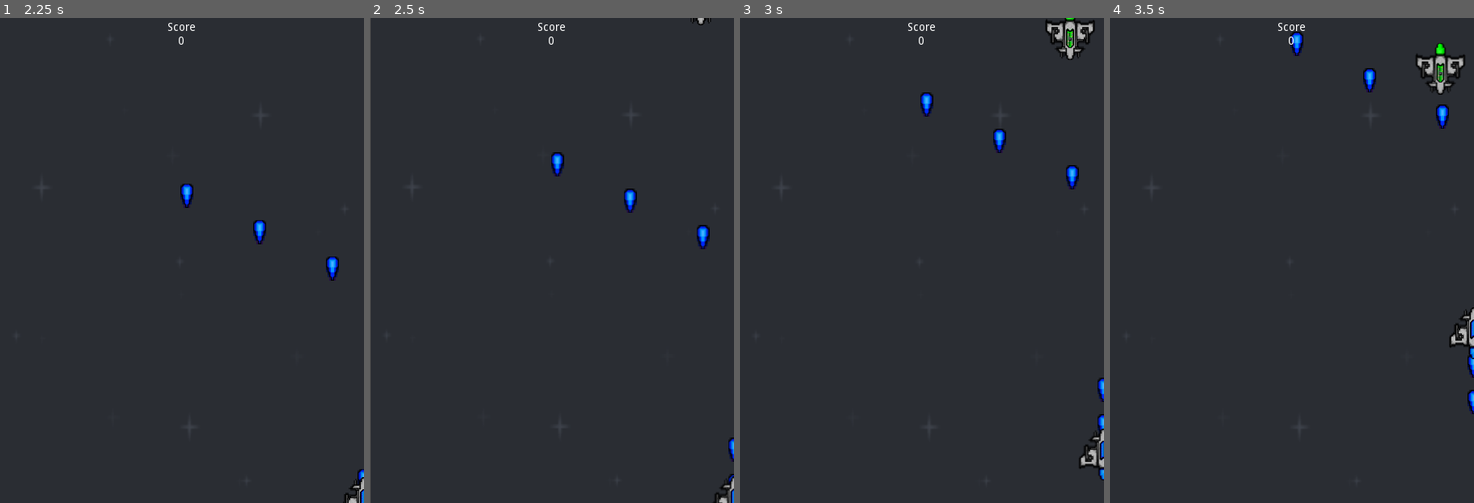
Above: before the commit, frames 1-4 (left to right).
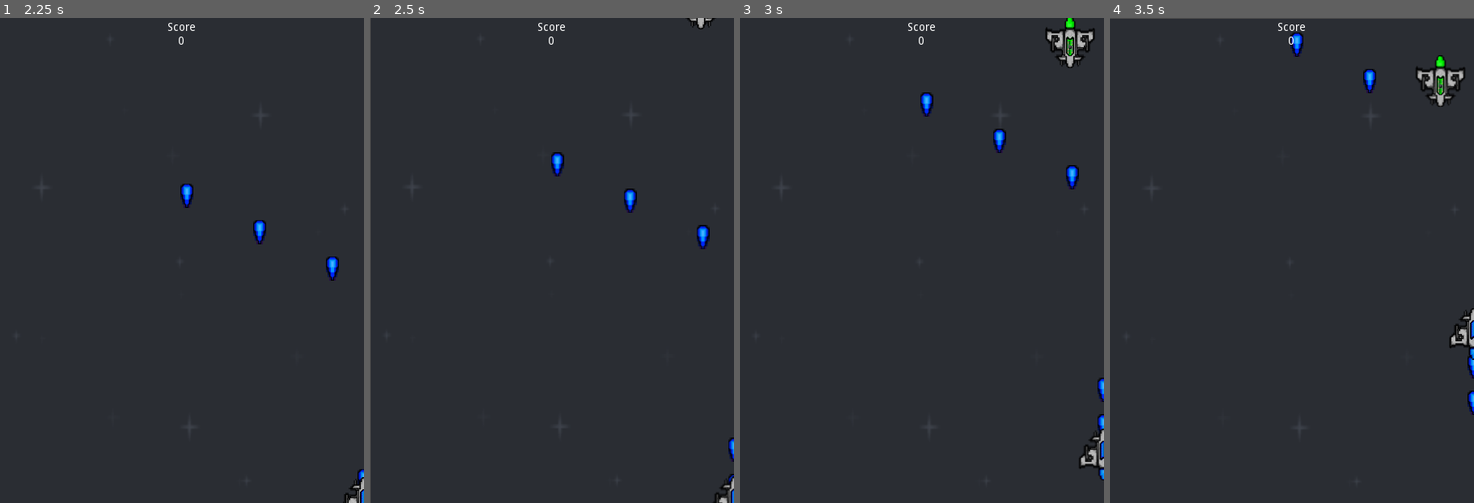
Above: after the commit, the same moments.

Repository: KevCoorp/Firespace
Game: Godot game, scene res://MainScenes/Gameplay.tscn
Same seed, same stepped clock (60 frames per second), same inputs: the game is played once before the commit and once after it.
Inputs:
- Up to frame 1 (2.25 s): tap Enter at 0.5 s; hold D (move_right) 0.53-1.28 s; hold Space (shoot) 0.53-1.28 s; hold S (move_down) 1.28-2.03 s; tap Space (shoot) at 1.35 s; hold D (move_right) from 2.03 s (still down); hold Space (shoot) from 2.03 s (still down)
- Up to frame 2 (2.5 s): keep holding D (move_right); keep holding Space (shoot)
- Up to frame 3 (3 s): release D (move_right) at 2.78 s; release Space (shoot) at 2.78 s; hold Z (move_up) from 2.78 s (still down); tap Space (shoot) at 2.85 s
- Up to frame 4 (3.5 s): keep holding Z (move_up)

Frame 1 is identical in both runs. In frame 2, less than 0.1% of the frame differs, in the area x 87-95%, y 0-3%; in frame 3, 0.7%; in frame 4, 1.5%, in the area x 0-100%, y 0-82%.

Commit message:
Version 1.2F

Diff:
--- a/Enemy/FastEnemy.tscn
+++ b/Enemy/FastEnemy.tscn
@@ -6,7 +6,7 @@
 
 [node name="FastEnemy" instance=ExtResource( 1 )]
 script = ExtResource( 3 )
-verticalSpeed = 85
+verticalSpeed = 95
 health = 5
 
 [node name="Sprite" parent="." index="0"]
--- a/Enemy/SlowShooter.tscn
+++ b/Enemy/SlowShooter.tscn
@@ -7,7 +7,6 @@
 [node name="SlowShooter" instance=ExtResource( 1 )]
 script = ExtResource( 3 )
 verticalSpeed = 30
-health = 25
 fireRate = 2.5
 
 [node name="Sprite" parent="." index="0"]
--- a/HUD/HUD.gd
+++ b/HUD/HUD.gd
@@ -9,4 +9,4 @@
 
 func _on_score_increment(amount: int):
 	score += amount
-	scoreLabel.text = str(score)
+	scoreLabel.text = "Score %s" % [ score ]
--- a/HUD/HUD.tscn
+++ b/HUD/HUD.tscn
@@ -19,3 +19,4 @@
 text = "Score
 0"
 align = 1
+clip_text = true
